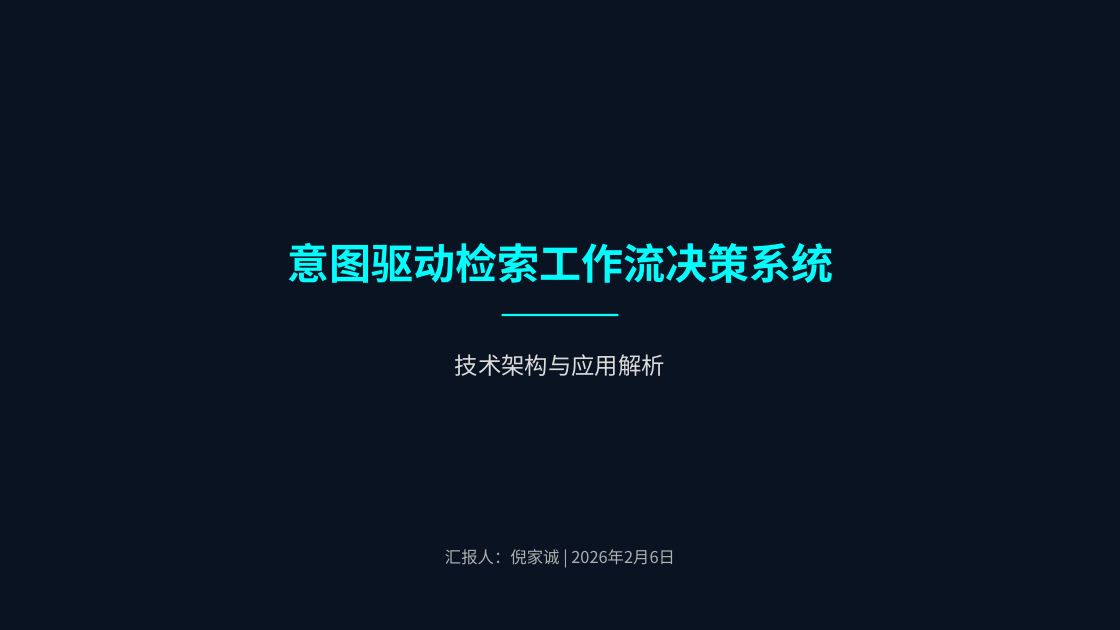
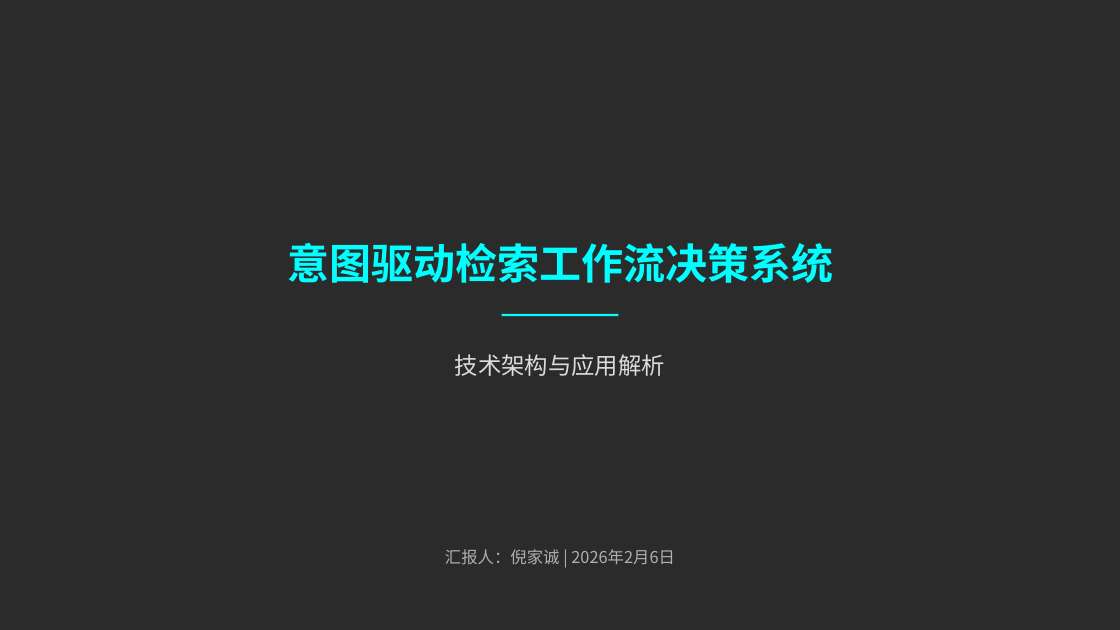
Before and after one commit to GalacticaAgent/Vault, a slide deck: slide 1 of doc/意图驱动检索工作流决策系统介绍.pptx. Drawn at 1120x630 pixels with LibreOffice and Linux fonts; fonts in the diff are those of the drawing; background and template pictures are left out; a plain dark background stands for a picture behind light text. Boxes give left, top, right and bottom in pixels: in the first picture for what was removed or moved away, otherwise in the second. Text is boxed around its words. In the diff, an @@ line names an element or a change of style, - is before the commit and + after.

```diff
--- a/doc/意图驱动检索工作流决策系统介绍.pptx
+++ b/doc/意图驱动检索工作流决策系统介绍.pptx
@@ rounded rectangle removed at box(0, 0, 1120, 630) @@
```
Also in this commit, not shown: 14 other slides changed, 7 slides removed, 3 other files.
